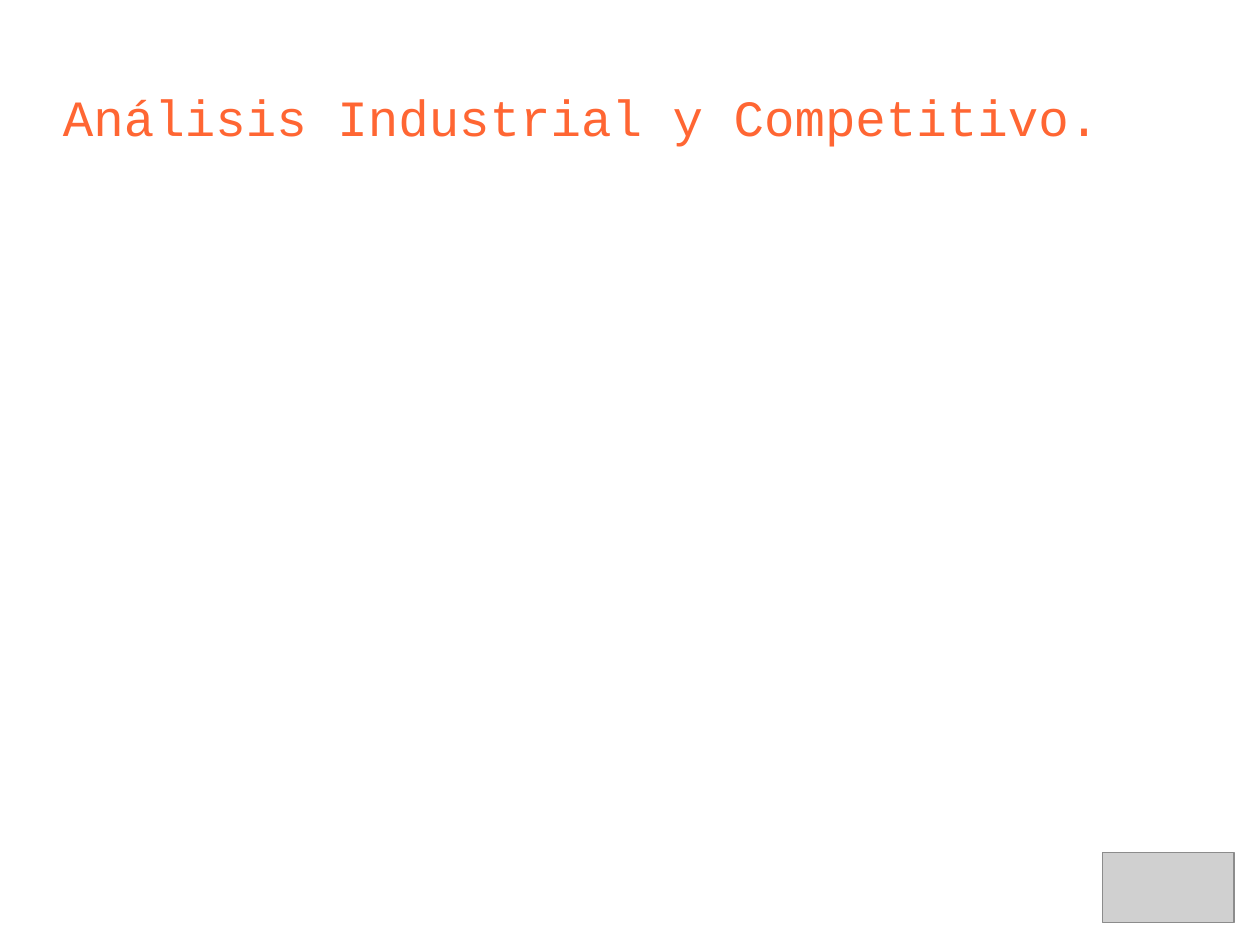
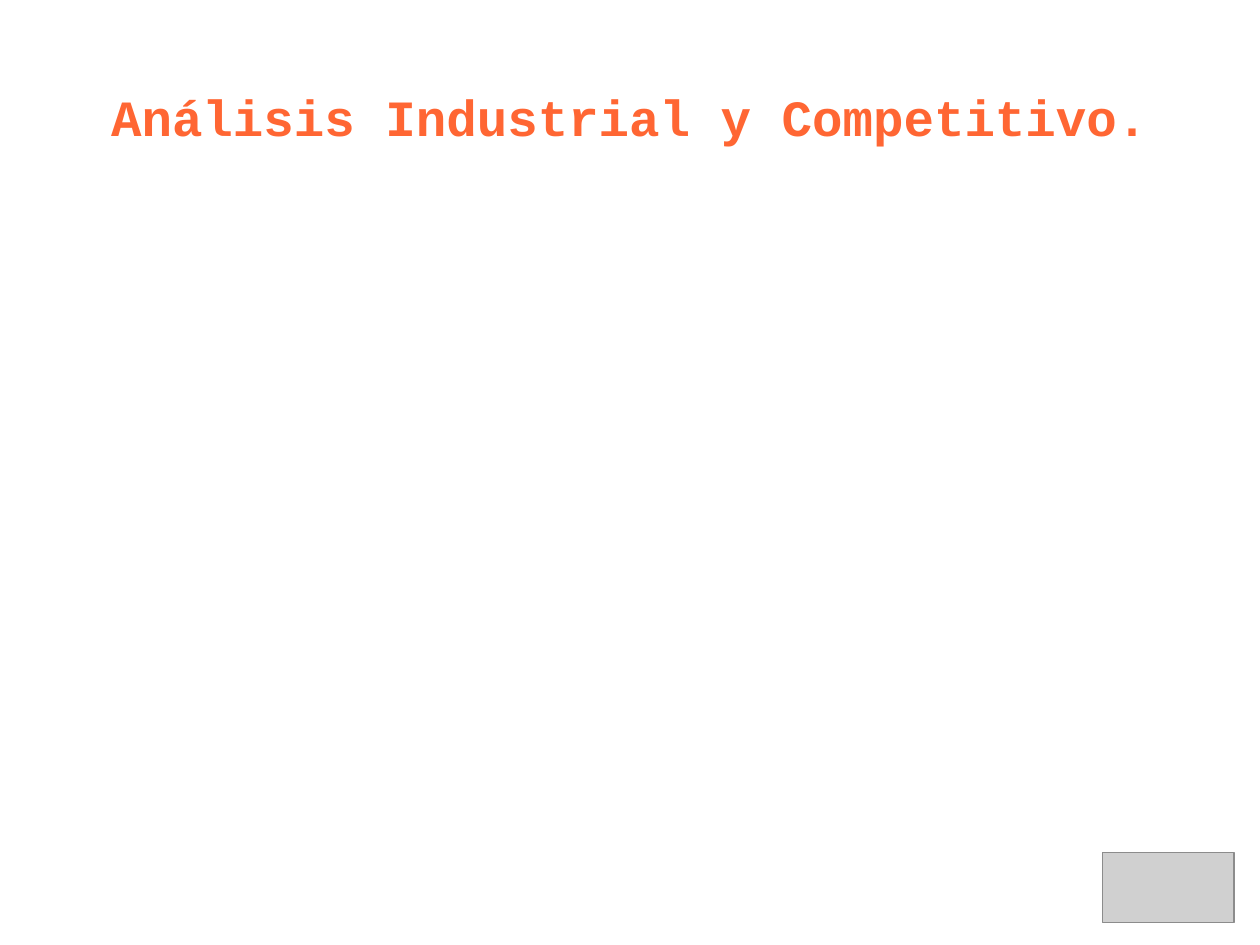
Before and after one commit to leliel12/jbc-utn, a slide deck: slide 7 of 5to/ger_est/kenya_p.odp (slide 4 before the commit). Drawn at 1260x945 pixels with LibreOffice and Linux fonts; fonts in the diff are those of the drawing; grey boxes stand for pictures. Boxes give left, top, right and bottom in pixels: in the first picture for what was removed or moved away, otherwise in the second. Text is boxed around its words. In the diff, an @@ line names an element or a change of style, - is before the commit and + after.

```diff
--- a/5to/ger_est/kenya_p.odp
+++ b/5to/ger_est/kenya_p.odp
@@ title "Análisis Industrial y Competitivo." at (x1=111, y1=100, x2=1148, y2=147): bold on; alignment left to centre @@
```
Also in this commit, not shown: 3 other slides changed, 13 slides added, 2 slides removed, 3 other files.
